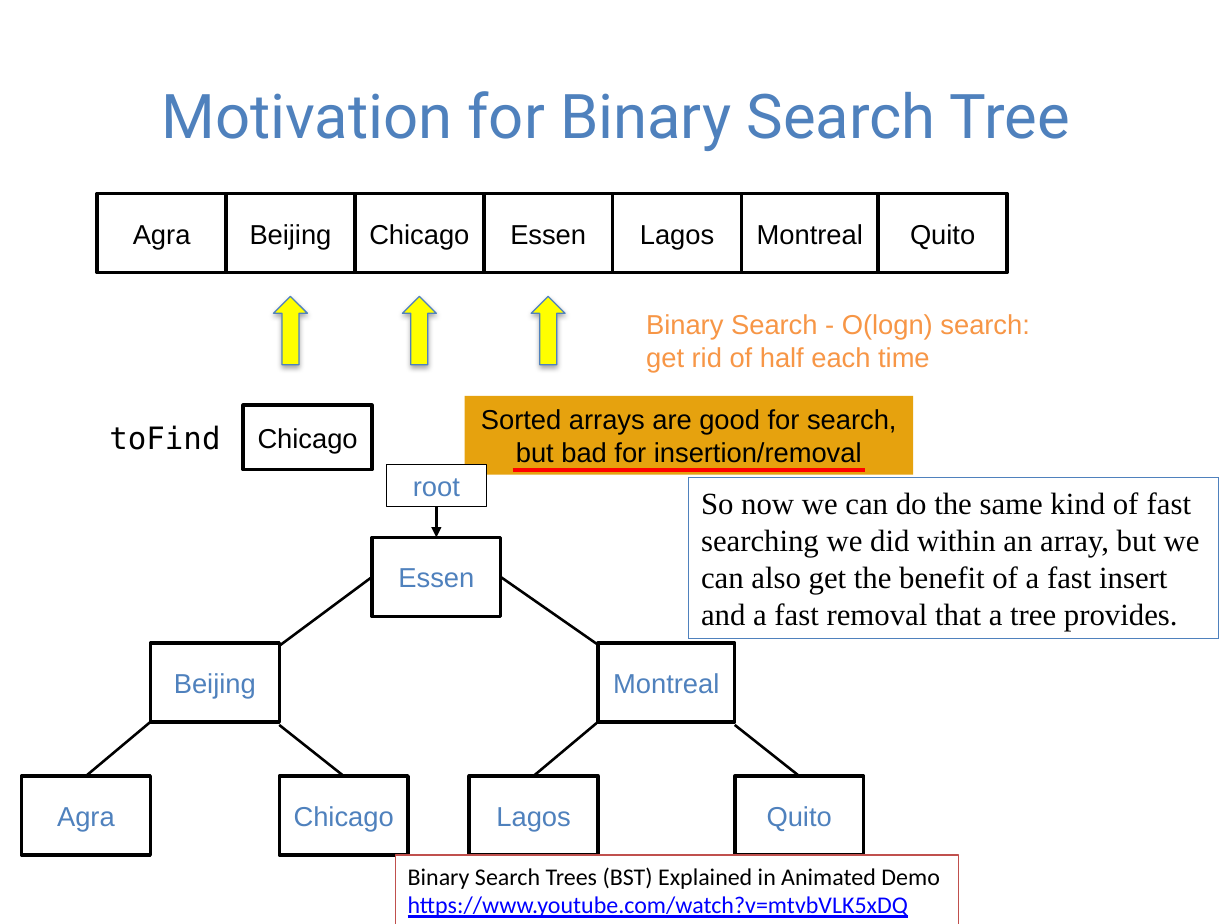
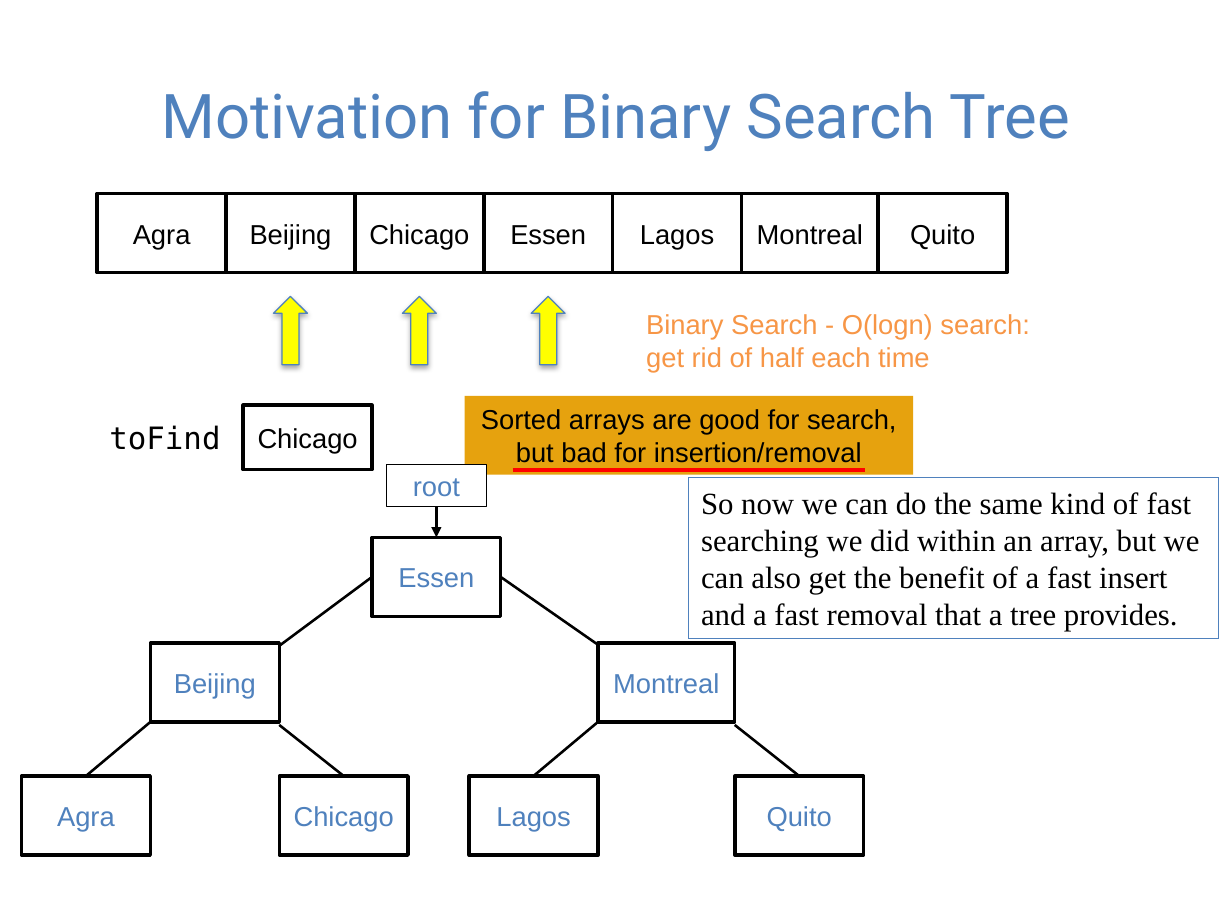
Before and after one commit to guhofstra/CSC111Fa25, a slide deck: slide 21 of PPTs/Lecture 8-binary search tree and trie.pptx (slide 9 before the commit). Drawn at 1232x924 pixels with LibreOffice and Linux fonts; fonts in the diff are those of the drawing. Boxes give left, top, right and bottom in pixels: in the first picture for what was removed or moved away, otherwise in the second. Text is boxed around its words. In the diff, an @@ line names an element or a change of style, - is before the commit and + after.

```diff
--- a/PPTs/Lecture 8-binary search tree and trie.pptx
+++ b/PPTs/Lecture 8-binary search tree and trie.pptx
@@ rectangle removed at (x1=395, y1=855, x2=958, y2=924) @@
-Binary Search Trees (BST) Explained in Animated Demo
-https://www.youtube.com/watch?v=mtvbVLK5xDQ
```
Also in this commit, not shown: 7 other slides changed, 13 slides added, 6 other files.
